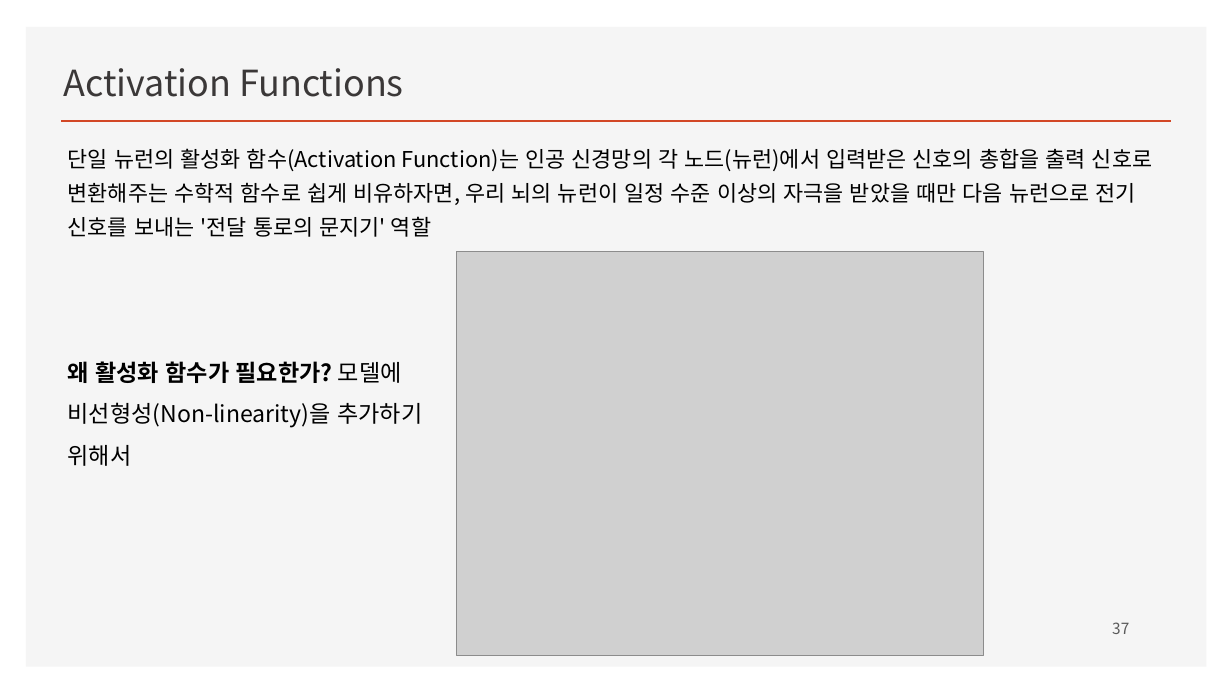
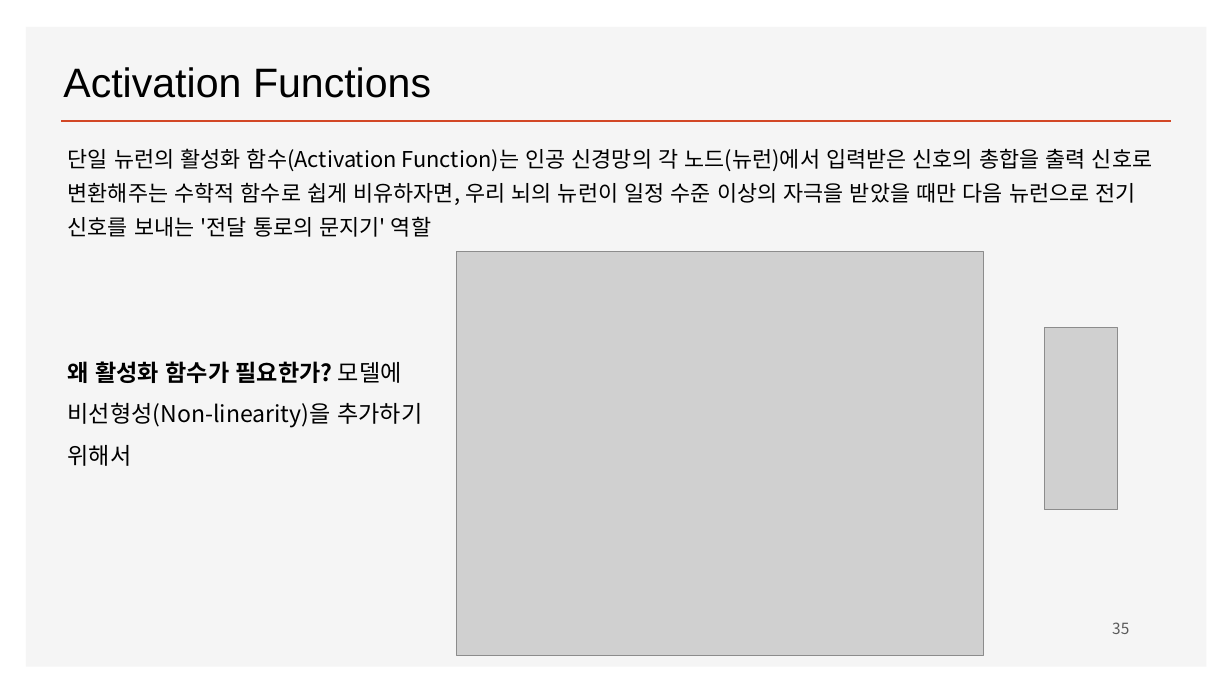
Before and after one commit to ancestor9/mathematics-for-machine-learning, a slide deck: slide 35 of Linear_Algebra/w4_Perceptron_Regression.pptx (slide 37 before the commit). Drawn at 1232x693 pixels with LibreOffice and Linux fonts; fonts in the diff are those of the drawing; grey boxes stand for pictures; background and template pictures are left out. Boxes give left, top, right and bottom in pixels: in the first picture for what was removed or moved away, otherwise in the second. Text is boxed around its words. In the diff, an @@ line names an element or a change of style, - is before the commit and + after.

```diff
--- a/Linear_Algebra/w4_Perceptron_Regression.pptx
+++ b/Linear_Algebra/w4_Perceptron_Regression.pptx
@@ text "Activation Functions" at (x1=63, y1=67, x2=431, y2=98): size 28 to 32 pt, font Noto Sans CJK KR to Arial, text colour #3B3838 to #000000 @@
@@ picture added at (x1=1044, y1=328, x2=1117, y2=510) @@
@@ page number at (x1=1112, y1=622, x2=1129, y2=634): text changed @@
-37
+35
```
Also in this commit, not shown: 3 other slides changed, 1 slide added, 1 slide removed.
